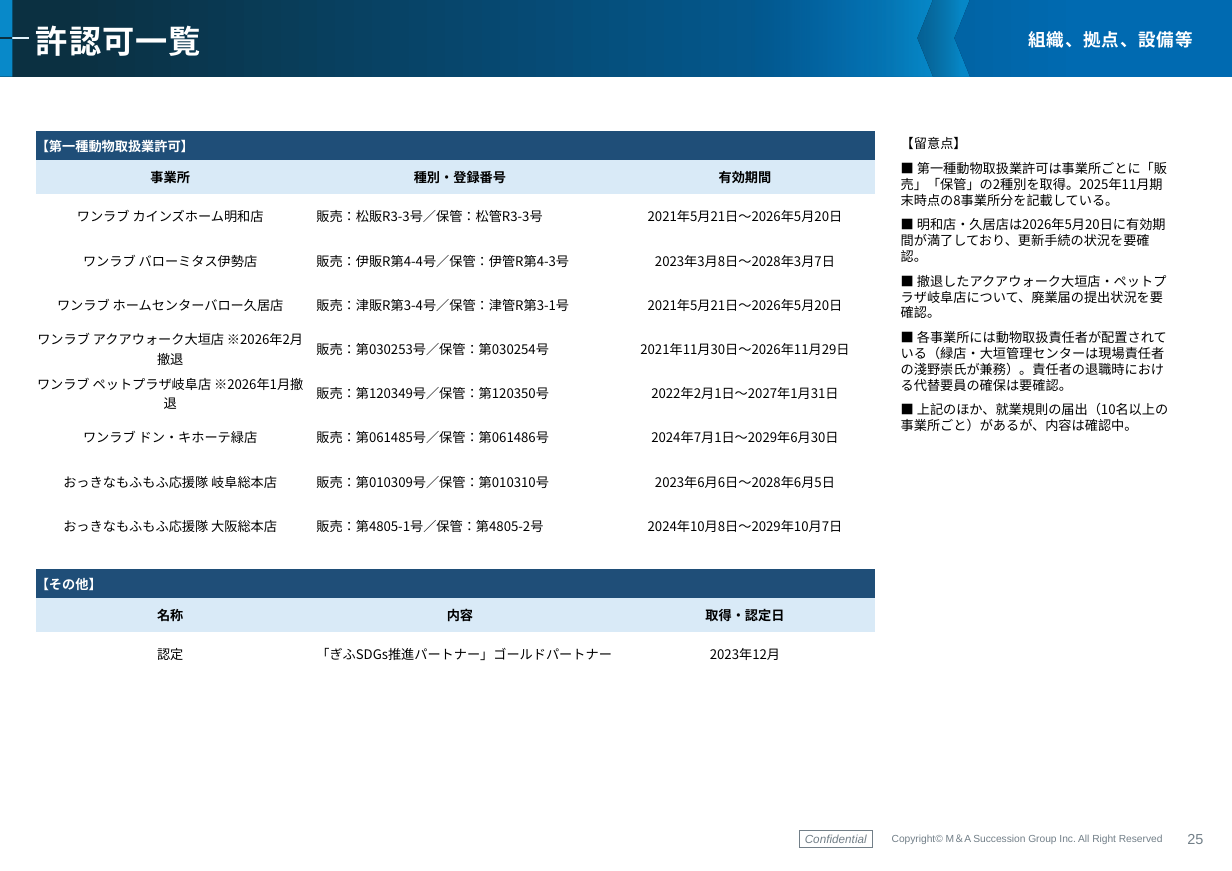
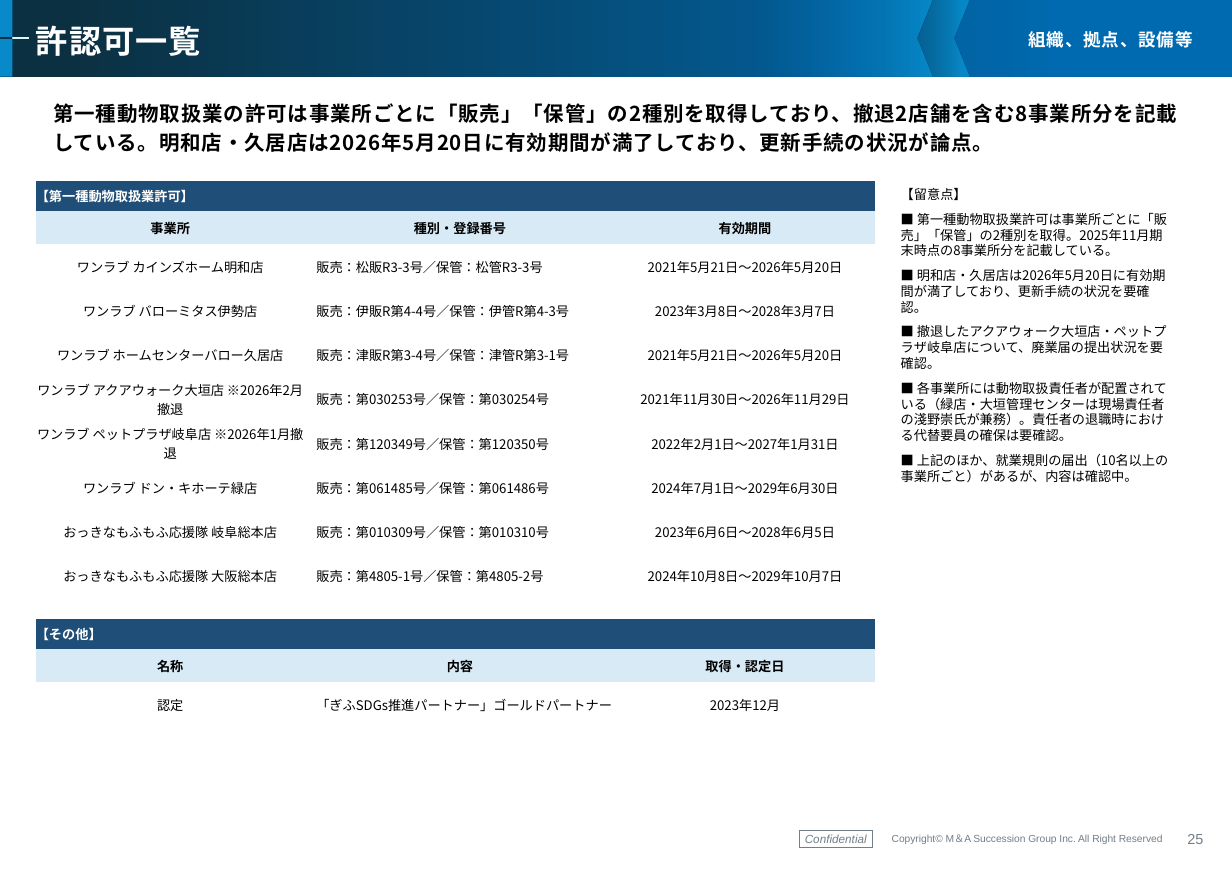
Before and after one commit to keisuketagaito/github-1st, a slide deck: slide 26 of LUXAS株式会社/企業概要書_LUXAS株式会社_20260923.pptx. Drawn at 1232x871 pixels with LibreOffice and Linux fonts; fonts in the diff are those of the drawing; background and template pictures are left out. Boxes give left, top, right and bottom in pixels: in the first picture for what was removed or moved away, otherwise in the second. Text is boxed around its words. In the diff, an @@ line names an element or a change of style, - is before the commit and + after.

```diff
--- a/LUXAS株式会社/企業概要書_LUXAS株式会社_20260923.pptx
+++ b/LUXAS株式会社/企業概要書_LUXAS株式会社_20260923.pptx
@@ subtitle added at bbox=[53, 103, 1177, 152], 14 pt, text #000000, bold @@
+第一種動物取扱業の許可は事業所ごとに「販売」「保管」の2種別を取得しており、撤退2店舗を含む8事業所分を記載している。明和店・久居店は2026年5月20日に有効期間が満了しており、更新手続の状況が論点。
@@ table: place and size @@
-table at bbox=[36, 131, 875, 677]
+table at bbox=[36, 181, 875, 727]
@@ text "【留意点】": place and size @@
-text "【留意点】" at bbox=[901, 137, 1168, 431]
+text "【留意点】" at bbox=[901, 188, 1168, 482]
```
Also in this commit, not shown: 4 other slides changed, 7 other files.
